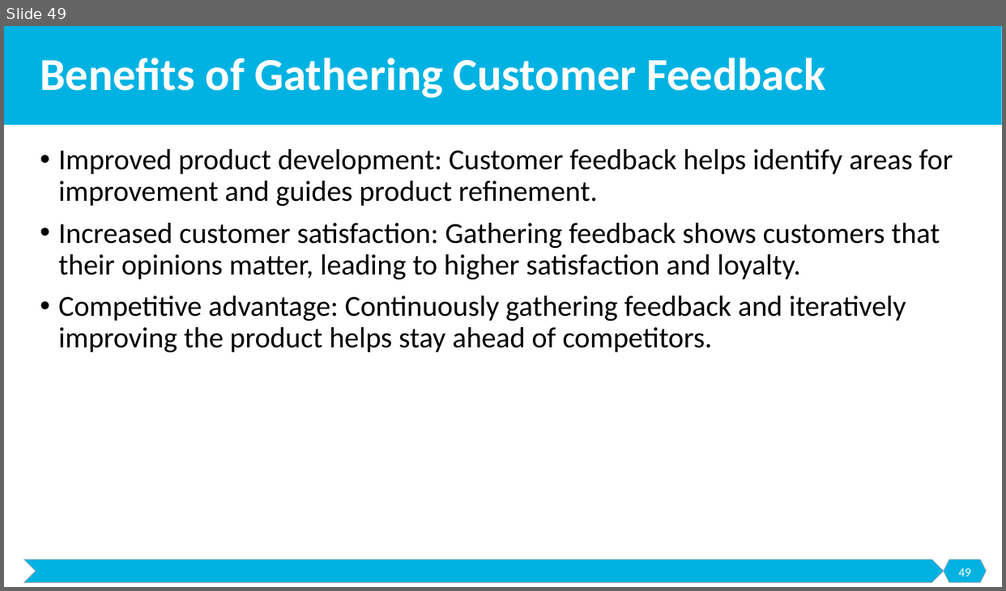
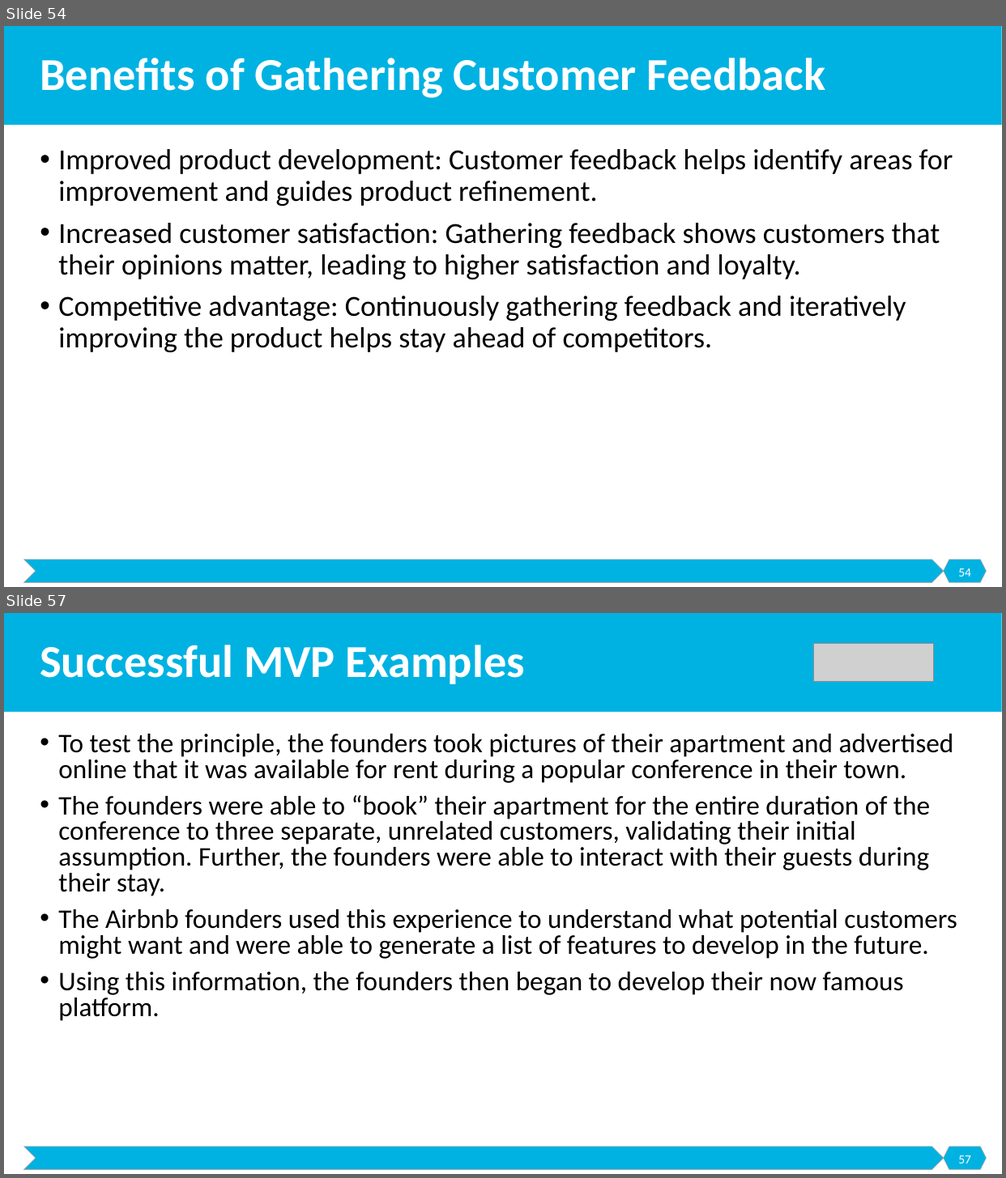
Before and after one commit to malenezi/malenezi, a slide deck: SE495/Lectures/4-Development and Prototyping/Development and Prototyping.pptx. Shown one above the other, each under a label of ours: slide 49 before the commit, slides 54 and 57 after it; the slides between them are not shown. The pictures are 1006x591 and 1006x1178 pixels, drawn with LibreOffice and Linux fonts; fonts in the diff are those of the drawing; grey boxes stand for pictures. Boxes give left, top, right and bottom in pixels: in the first picture for what was removed or moved away, otherwise in the second. Text is boxed around its words. In the diff, an @@ line names an element or a change of style, - is before the commit and + after.

```diff
--- a/SE495/Lectures/4-Development and Prototyping/Development and Prototyping.pptx
+++ b/SE495/Lectures/4-Development and Prototyping/Development and Prototyping.pptx
@@ slide 57 added at [4, 613, 1002, 1174], background #FFFFFF; not listed: 3 template elements that a slide beside it also shows @@
@@ title added at [40, 645, 525, 684], 44 pt, text #FFFFFF, bold @@
+Successful MVP Examples
@@ picture added at [813, 644, 933, 681] @@
@@ text added at [58, 734, 957, 1021], 25.9 pt, text #000000 @@
+• To test the principle, the founders took pictures of their apartment and advertised online that it was available for rent during a popular conference in their town.
+• The founders were able to “book” their apartment for the entire duration of the conference to three separate, unrelated customers, validating their initial assumption. Further, the founders were able to interact with their guests during their stay.
+• The Airbnb founders used this experience to understand what potential customers might want and were able to generate a list of features to develop in the future.
+• Using this information, the founders then began to develop their now famous platform.
@@ page number added at [958, 1156, 971, 1164], 12 pt, text #FFFFFF @@
+57
@@ what was slide 49 is now slide 54 @@
@@ page number at [958, 569, 971, 577]: text changed @@
-49
+54
```
Also in this commit, not shown: 3 slides changed, 7 other slides added, 2 other files.
